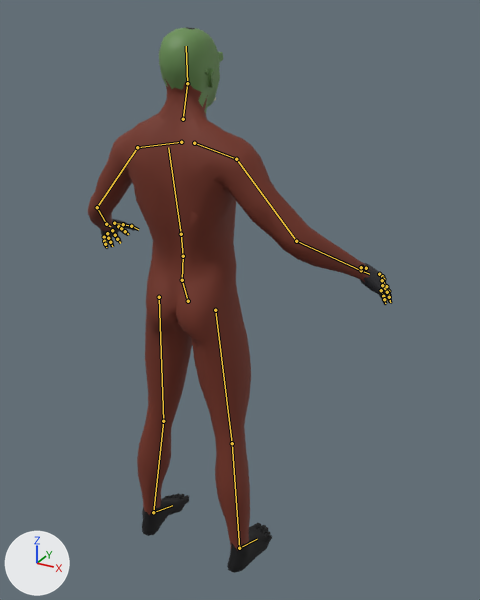
Renders of the glTF model art/chars/grunt.glb from each side of a commit.
Both versions are drawn from a camera (50 mm lens) standing at (1.153, -1.726, 1.988) and looking at (0.081, 0.223, 1.014). Arrows for +X, +Y and +Z are at lower left; the lights stay in place. The older version comes first. The bones that change, and the others that lie on the model, are drawn over the model as lines.

The first picture shows 'arms', 'body', 'head'.
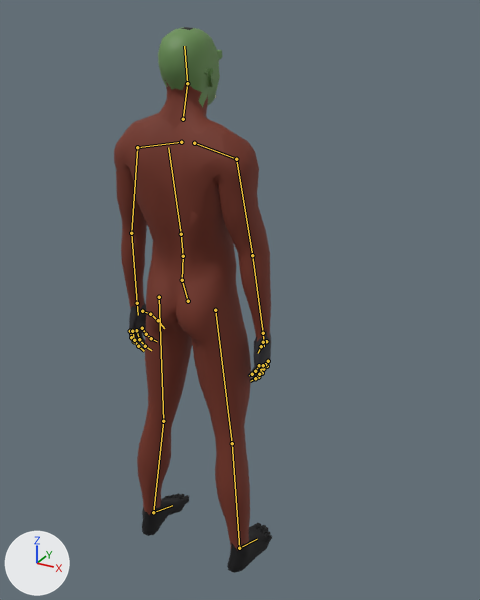
The newer file adds an action. The first version stands in its rest pose; the second is drawn at frame 8 of the action 'hit'.

The change, as a list of edits to the scene's bpy script:
```text
Change bone_upperarm_l:
    where bone_upperarm_l = bpy.data.objects['Human.rig'].pose.bones['upperarm_l']  # child of 'clavicle_l'
    bone_upperarm_l.rotation_quaternion: (1.0, 0.0, 0.0, 0.0) -> (0.964, -0.018, 0.0, -0.267)  # degrees (0, 0, 0) -> degrees (-2, -1, -31)
Change bone_lowerarm_l:
    where bone_lowerarm_l = bpy.data.objects['Human.rig'].pose.bones['lowerarm_l']  # child of 'upperarm_l'
    bone_lowerarm_l.rotation_quaternion: (1.0, 0.0, 0.0, 0.0) -> (0.941, -0.329, 0.0, -0.077)  # degrees (0, 0, 0) -> degrees (-38, -3, -8)
Change bone_hand_l:
    where bone_hand_l = bpy.data.objects['Human.rig'].pose.bones['hand_l']  # child of 'lowerarm_l'
    bone_hand_l.rotation_quaternion: (1.0, 0.0, 0.0, 0.0) -> (0.995, -0.096, 0.0, -0.037)  # degrees (0, 0, 0) -> degrees (-11, 0, -4)
Change bone_index_01_l:
    where bone_index_01_l = bpy.data.objects['Human.rig'].pose.bones['index_01_l']  # child of 'hand_l'
    bone_index_01_l.rotation_quaternion: (1.0, 0.0, 0.0, 0.0) -> (0.994, 0.054, 0.0, 0.092)  # degrees (0, 0, 0) -> degrees (6, -1, 11)
Change bone_index_02_l:
    where bone_index_02_l = bpy.data.objects['Human.rig'].pose.bones['index_02_l']  # child of 'index_01_l'
    bone_index_02_l.rotation_quaternion: (1.0, 0.0, 0.0, 0.0) -> (0.994, 0.047, 0.0, 0.096)  # degrees (0, 0, 0) -> degrees (5, -1, 11)
Change bone_middle_01_l:
    where bone_middle_01_l = bpy.data.objects['Human.rig'].pose.bones['middle_01_l']  # child of 'hand_l'
    bone_middle_01_l.rotation_quaternion: (1.0, 0.0, 0.0, 0.0) -> (0.994, 0.062, 0.0, 0.087)  # degrees (0, 0, 0) -> degrees (7, -1, 10)
Change bone_middle_02_l:
    where bone_middle_02_l = bpy.data.objects['Human.rig'].pose.bones['middle_02_l']  # child of 'middle_01_l'
    bone_middle_02_l.rotation_quaternion: (1.0, 0.0, 0.0, 0.0) -> (0.994, 0.066, 0.0, 0.084)  # degrees (0, 0, 0) -> degrees (8, -1, 10)
Change bone_pinky_01_l:
    where bone_pinky_01_l = bpy.data.objects['Human.rig'].pose.bones['pinky_01_l']  # child of 'hand_l'
    bone_pinky_01_l.rotation_quaternion: (1.0, 0.0, 0.0, 0.0) -> (0.994, 0.087, 0.0, 0.061)  # degrees (0, 0, 0) -> degrees (10, -1, 7)
Change bone_pinky_03_l:
    where bone_pinky_03_l = bpy.data.objects['Human.rig'].pose.bones['pinky_03_l']  # child of 'pinky_02_l'
    bone_pinky_03_l.rotation_quaternion: (1.0, 0.0, 0.0, 0.0) -> (0.994, 0.088, 0.0, 0.06)  # degrees (0, 0, 0) -> degrees (10, -1, 7)
Change bone_ring_01_l:
    where bone_ring_01_l = bpy.data.objects['Human.rig'].pose.bones['ring_01_l']  # child of 'hand_l'
    bone_ring_01_l.rotation_quaternion: (1.0, 0.0, 0.0, 0.0) -> (0.994, 0.069, 0.0, 0.081)  # degrees (0, 0, 0) -> degrees (8, -1, 9)
Change bone_ring_02_l:
    where bone_ring_02_l = bpy.data.objects['Human.rig'].pose.bones['ring_02_l']  # child of 'ring_01_l'
    bone_ring_02_l.rotation_quaternion: (1.0, 0.0, 0.0, 0.0) -> (0.994, 0.072, 0.0, 0.078)  # degrees (0, 0, 0) -> degrees (8, -1, 9)
Change bone_upperarm_r:
    where bone_upperarm_r = bpy.data.objects['Human.rig'].pose.bones['upperarm_r']  # child of 'clavicle_r'
    bone_upperarm_r.rotation_quaternion: (1.0, 0.0, 0.0, 0.0) -> (0.964, -0.018, 0.0, 0.267)  # degrees (0, 0, 0) -> degrees (-2, 1, 31)
Change bone_lowerarm_r:
    where bone_lowerarm_r = bpy.data.objects['Human.rig'].pose.bones['lowerarm_r']  # child of 'upperarm_r'
    bone_lowerarm_r.rotation_quaternion: (1.0, 0.0, 0.0, 0.0) -> (0.941, -0.329, 0.0, 0.077)  # degrees (0, 0, 0) -> degrees (-38, 3, 8)
Change bone_hand_r:
    where bone_hand_r = bpy.data.objects['Human.rig'].pose.bones['hand_r']  # child of 'lowerarm_r'
    bone_hand_r.rotation_quaternion: (1.0, 0.0, 0.0, 0.0) -> (0.995, -0.096, 0.0, 0.037)  # degrees (0, 0, 0) -> degrees (-11, 0, 4)
Change bone_index_01_r:
    where bone_index_01_r = bpy.data.objects['Human.rig'].pose.bones['index_01_r']  # child of 'hand_r'
    bone_index_01_r.rotation_quaternion: (1.0, 0.0, 0.0, 0.0) -> (0.994, 0.054, 0.0, -0.092)  # degrees (0, 0, 0) -> degrees (6, 1, -11)
Change bone_index_02_r:
    where bone_index_02_r = bpy.data.objects['Human.rig'].pose.bones['index_02_r']  # child of 'index_01_r'
    bone_index_02_r.rotation_quaternion: (1.0, 0.0, 0.0, 0.0) -> (0.994, 0.047, 0.0, -0.096)  # degrees (0, 0, 0) -> degrees (5, 1, -11)
Change bone_middle_01_r:
    where bone_middle_01_r = bpy.data.objects['Human.rig'].pose.bones['middle_01_r']  # child of 'hand_r'
    bone_middle_01_r.rotation_quaternion: (1.0, 0.0, 0.0, 0.0) -> (0.994, 0.062, 0.0, -0.087)  # degrees (0, 0, 0) -> degrees (7, 1, -10)
Change bone_middle_02_r:
    where bone_middle_02_r = bpy.data.objects['Human.rig'].pose.bones['middle_02_r']  # child of 'middle_01_r'
    bone_middle_02_r.rotation_quaternion: (1.0, 0.0, 0.0, 0.0) -> (0.994, 0.066, 0.0, -0.084)  # degrees (0, 0, 0) -> degrees (8, 1, -10)
Change bone_pinky_01_r:
    where bone_pinky_01_r = bpy.data.objects['Human.rig'].pose.bones['pinky_01_r']  # child of 'hand_r'
    bone_pinky_01_r.rotation_quaternion: (1.0, 0.0, 0.0, 0.0) -> (0.994, 0.087, 0.0, -0.061)  # degrees (0, 0, 0) -> degrees (10, 1, -7)
Change bone_pinky_03_r:
    where bone_pinky_03_r = bpy.data.objects['Human.rig'].pose.bones['pinky_03_r']  # child of 'pinky_02_r'
    bone_pinky_03_r.rotation_quaternion: (1.0, 0.0, 0.0, 0.0) -> (0.994, 0.088, 0.0, -0.06)  # degrees (0, 0, 0) -> degrees (10, 1, -7)
Change bone_ring_01_r:
    where bone_ring_01_r = bpy.data.objects['Human.rig'].pose.bones['ring_01_r']  # child of 'hand_r'
    bone_ring_01_r.rotation_quaternion: (1.0, 0.0, 0.0, 0.0) -> (0.994, 0.069, 0.0, -0.081)  # degrees (0, 0, 0) -> degrees (8, 1, -9)
Change bone_ring_02_r:
    where bone_ring_02_r = bpy.data.objects['Human.rig'].pose.bones['ring_02_r']  # child of 'ring_01_r'
    bone_ring_02_r.rotation_quaternion: (1.0, 0.0, 0.0, 0.0) -> (0.994, 0.072, 0.0, -0.078)  # degrees (0, 0, 0) -> degrees (8, 1, -9)
Change bone_head:
    where bone_head = bpy.data.objects['Human.rig'].pose.bones['head']  # child of 'neck_01'
    bone_head.rotation_quaternion: (1.0, 0.0, 0.0, 0.0) -> (1.0, -0.03, 0.0, 0.0)  # degrees (0, 0, 0) -> degrees (-3, 0, 0)
```

Where the change shows, as pixel boxes (x1, y1, x2, y2) in the pictures (480 x 600 px):
'body', posed: before (120, 103, 272, 573); after (120, 119, 272, 573)
'arms', posed (48% narrower, 44% taller): before (88, 124, 392, 305); after (114, 122, 271, 383)
'head', posed (9% wider): before (139, 27, 223, 133); after (135, 27, 227, 133)
bone 'upperarm_l', root to tip: before (137, 147) to (97, 207); after (137, 147) to (131, 233)
bone 'lowerarm_l', root to tip: before (97, 207) to (106, 224); after (131, 233) to (137, 303)
bone 'hand_l', root to tip: before (106, 224) to (110, 226); after (137, 303) to (138, 315)
bone 'index_01_l', root to tip: before (118, 226) to (121, 228); after (142, 328) to (146, 334)
bone 'index_02_l', root to tip: before (121, 228) to (125, 231); after (146, 334) to (151, 338)
bone 'middle_01_l', root to tip: before (112, 230) to (115, 235); after (136, 330) to (139, 339)
bone 'middle_02_l', root to tip: before (115, 235) to (117, 239); after (139, 339) to (145, 346)
bone 'pinky_01_l', root to tip: before (104, 237) to (104, 241); after (130, 331) to (131, 337)
bone 'pinky_03_l', root to tip: before (105, 244) to (106, 247); after (134, 341) to (137, 345)
bone 'ring_01_l', root to tip: before (107, 233) to (108, 238); after (132, 331) to (134, 340)
bone 'ring_02_l', root to tip: before (108, 238) to (110, 242); after (134, 340) to (138, 346)
bone 'upperarm_r', root to tip: before (236, 159) to (296, 241); after (236, 159) to (252, 255)
bone 'lowerarm_r', root to tip: before (296, 241) to (361, 270); after (252, 255) to (263, 333)
bone 'hand_r', root to tip: before (361, 270) to (369, 274); after (263, 333) to (264, 346)
bone 'index_01_r', root to tip: before (379, 274) to (382, 276); after (268, 361) to (267, 366)
bone 'index_02_r', root to tip: before (382, 276) to (383, 279); after (267, 366) to (263, 369)
bone 'middle_01_r', root to tip: before (382, 280) to (386, 286); after (265, 364) to (262, 373)
bone 'middle_02_r', root to tip: before (386, 286) to (388, 291); after (262, 373) to (258, 377)
bone 'pinky_01_r', root to tip: before (381, 290) to (383, 296); after (259, 365) to (255, 371)
bone 'pinky_03_r', root to tip: before (384, 299) to (385, 303); after (252, 374) to (249, 375)
bone 'ring_01_r', root to tip: before (382, 285) to (387, 292); after (263, 365) to (259, 374)
bone 'ring_02_r', root to tip: before (387, 292) to (389, 297); after (259, 374) to (255, 378)
bone 'head', root to tip: before (187, 83) to (186, 46); after (187, 83) to (184, 46)
